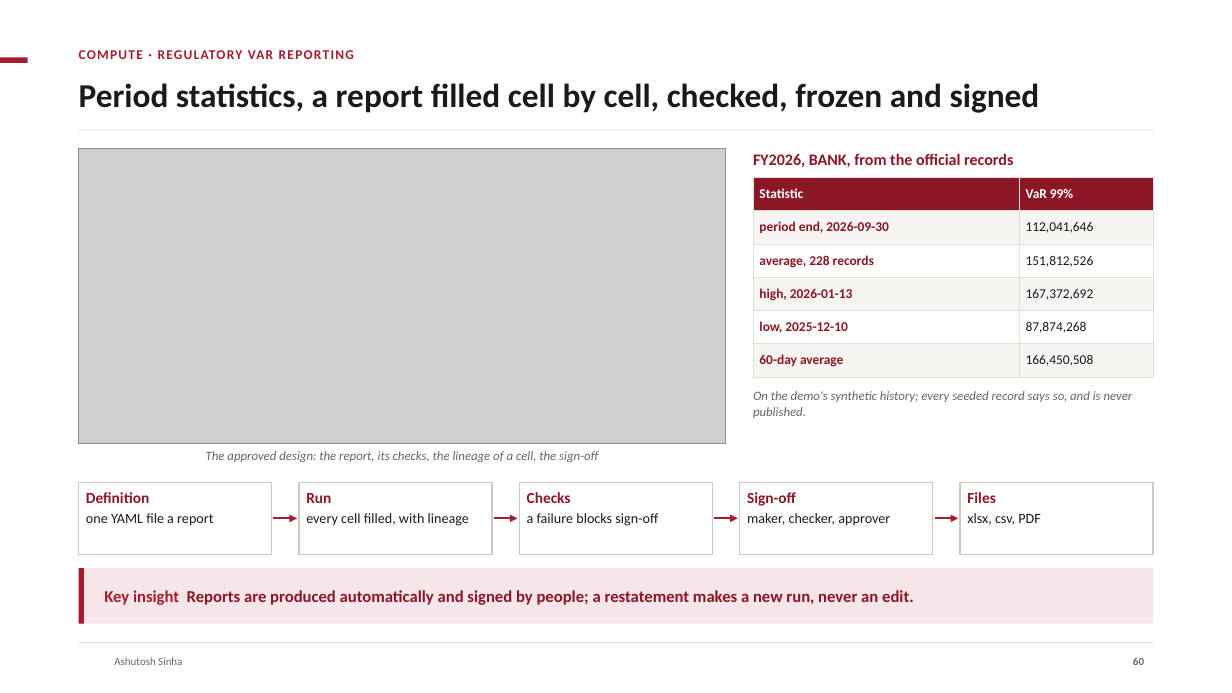
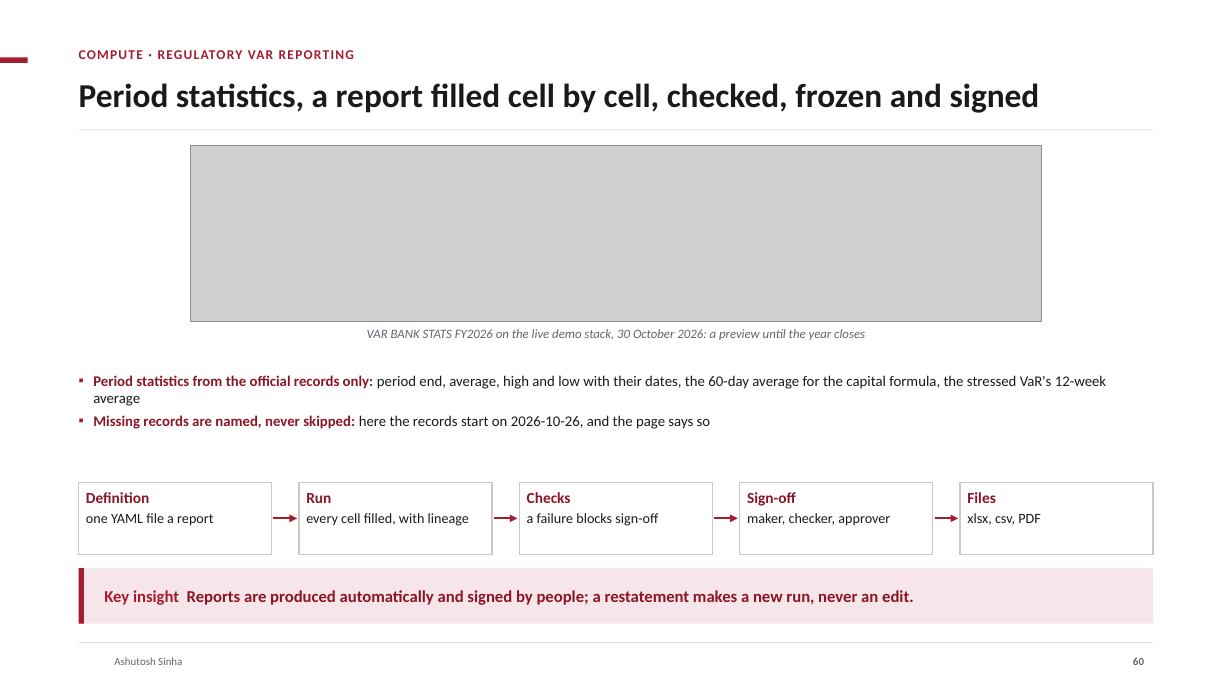
Before and after one commit to ajsinha/drishti, a slide deck: slide 60 of docs/publications/Drishti-Design-and-Evidence.pptx. Drawn at 1232x693 pixels with LibreOffice and Linux fonts; fonts in the diff are those of the drawing; grey boxes stand for pictures; background and template pictures are left out. Boxes give left, top, right and bottom in pixels: in the first picture for what was removed or moved away, otherwise in the second. Text is boxed around its words. In the diff, an @@ line names an element or a change of style, - is before the commit and + after.

Commit message:
Decks: Design-and-Evidence without status pills; the phone tiers and lens menus on the real phone captures; no picture disagrees with its slide (live period statistics and the reports list, real captures for the Risk, Trading, Market and World cases, mock-ups captioned as such with no figures they could contradict); each bank EPE dated; chapter names clear of their numbers

```diff
--- a/docs/publications/Drishti-Design-and-Evidence.pptx
+++ b/docs/publications/Drishti-Design-and-Evidence.pptx
@@ picture removed at [79,149,726,444] @@
@@ picture added at [190,146,1042,322] @@
@@ text removed at [753,153,1013,167] @@
-FY2026, BANK, from the official records
@@ table removed at [753,177,1153,377], 6 rows, 2 columns @@
-Statistic | VaR 99%
-period end, 2026-09-30 | 112,041,646
-average, 228 records | 151,812,526
-high, 2026-01-13 | 167,372,692
-low, 2025-12-10 | 87,874,268
-60-day average | 166,450,508
@@ text added at [367,329,865,340], 10 pt, text #61666E, italic @@
+VAR BANK STATS FY2026 on the live demo stack, 30 October 2026: a preview until the year closes
@@ text added at [93,375,1106,429], 11.5 pt, text #1A1A1A @@
+▪ Period statistics from the official records only: period end, average, high and low with their dates, the 60-day average for the capital formula, the stressed VaR's 12-week average
+▪ Missing records are named, never skipped: here the records start on 2026-10-26, and the page says so
@@ text removed at [753,391,1133,418] @@
-On the demo's synthetic history; every seeded record says so, and is never published.
@@ text removed at [206,451,598,462] @@
-The approved design: the report, its checks, the lineage of a cell, the sign-off
```
Also in this commit, not shown: 35 other slides changed, 1 other file.
